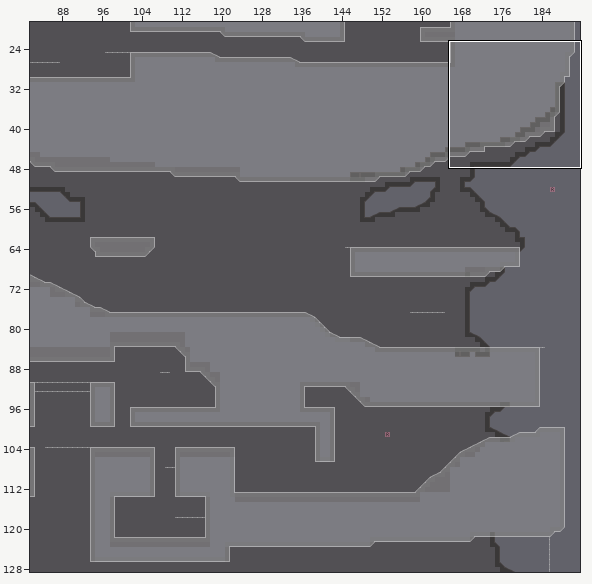
Tiled map -- Symfora/Content/bin/DesktopGL/lev/c5m0.tmx. The picture above shows the old version from afar; the outline marks the close-up.
Close-up. First the earlier version:
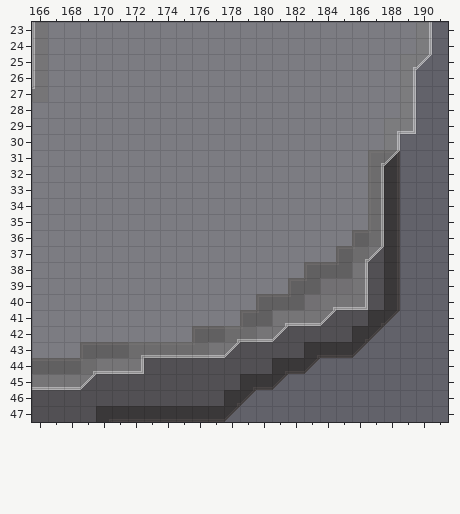
Cells are 16x16 px. Shown: x 166..191, y 23..47. The commit also changed other parts of the map, which this record leaves out.
After the commit:
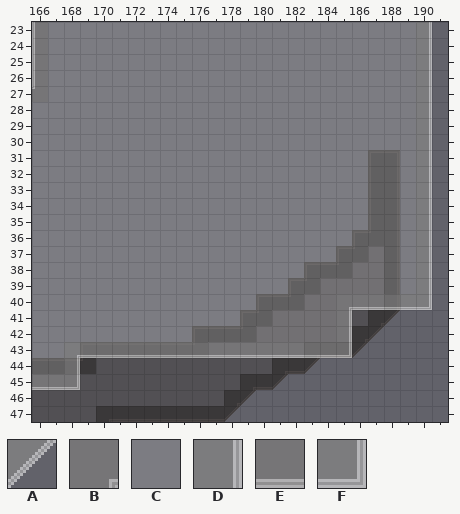
Key: from "devSet": A 17, B 58, C 70, D 71, E 79, F 80.
_ is an empty cell, . an unchanged one.
See-through tiles are keyed as they look on the map.
Difference:
--- layer "collision"
@@ x 168..190 @@
-25 .....................BA
-26 .....................D_
-27 .....................D_
-28 .....................D_
-29 ....................BF_
-30 ....................D__
-31 ...................BA__
-32 ...................D___
-33 ...................D___
-34 ...................D___
-35 ...................D___
-36 ...................D___
-37 ..................BA___
-38 ..................D____
-39 ..................D____
-40 ................BEF____
-41 .............BEEA_.....
-42 ..........BEEA____.....
-43 CCCCB.....A_______.....
-44 CBEEF..................
-45 EA.....................
+25 .....................CD
+26 .....................CD
+27 .....................CD
+28 .....................CD
+29 ....................CCD
+30 ....................CCD
+31 ...................CCCD
+32 ...................CCCD
+33 ...................CCCD
+34 ...................CCCD
+35 ...................CCCD
+36 ...................CCCD
+37 ..................CCCCD
+38 ..................CCCCD
+39 ..................CCCCD
+40 ................CBEEEEF
+41 .............CCCCD.....
+42 ..........CCCCCCCD.....
+43 BEEEE.....EEEEEEEF.....
+44 D____..................
+45 F_.....................
Boxes around the changes in both close-ups, in picture pixels (x1, y1, x2, y2):
changed: (224, 55, 432, 358)
changed: (64, 342, 144, 390)
